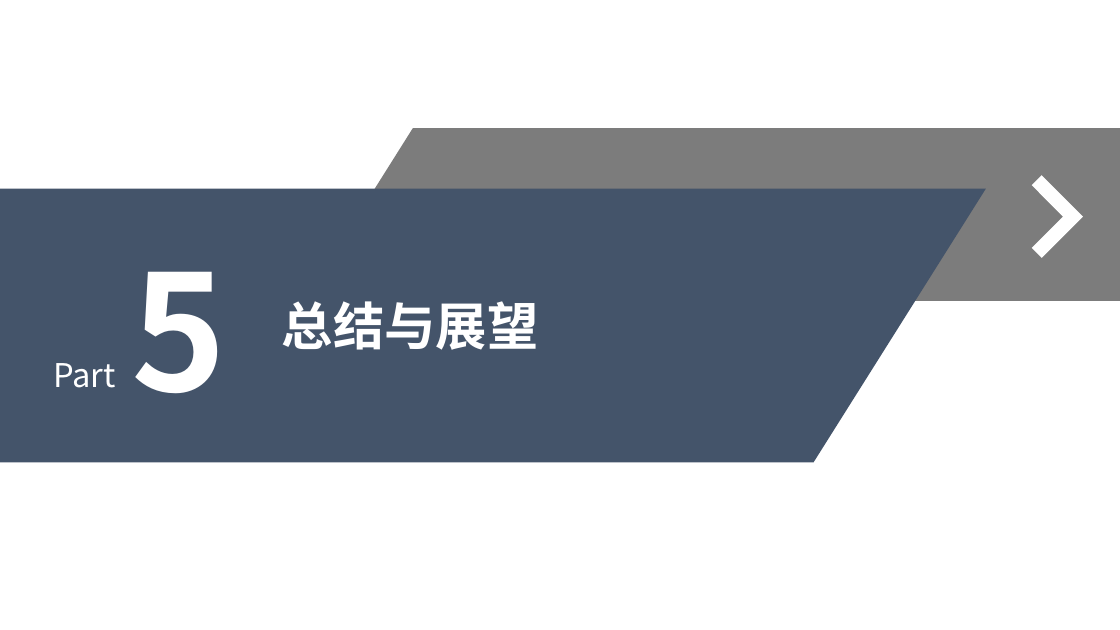
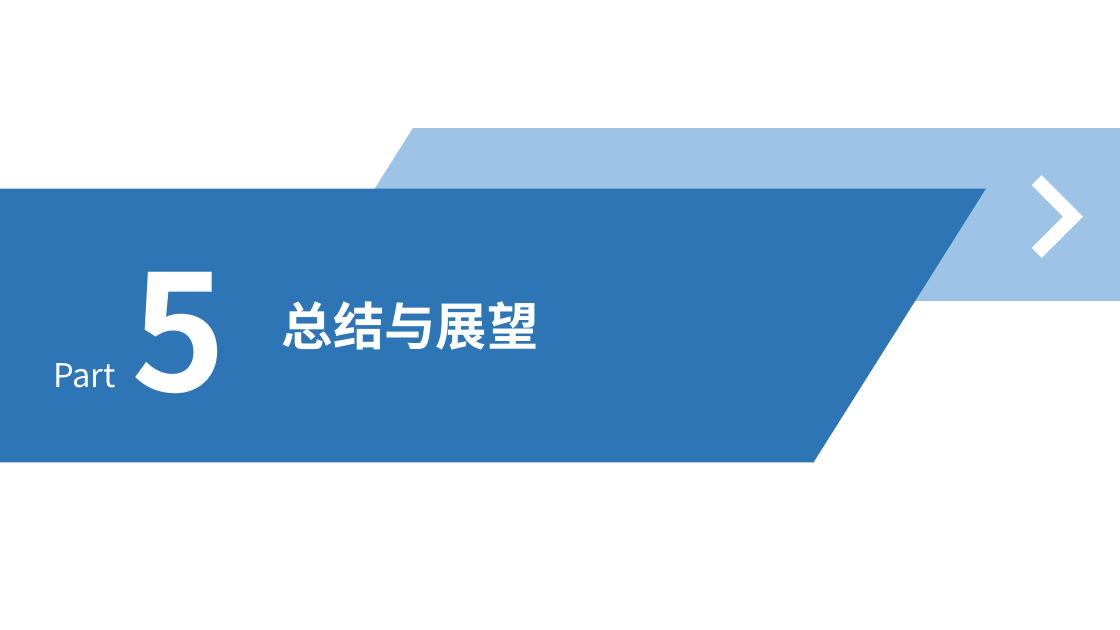
Before and after one commit to lvniqi/tianchi_power, a slide deck: slide 28 of presentation.pptx. Drawn at 1120x630 pixels with LibreOffice and Linux fonts; fonts in the diff are those of the drawing. Boxes give left, top, right and bottom in pixels: in the first picture for what was removed or moved away, otherwise in the second. Text is boxed around its words. In the diff, an @@ line names an element or a change of style, - is before the commit and + after.

```diff
--- a/presentation.pptx
+++ b/presentation.pptx
@@ freeform shape at [304,129,1120,302]: fill #7C7C7C to #9DC3E6 @@
@@ freeform shape at [0,188,986,462]: fill #44546A to #2E75B6 @@
```
Also in this commit, not shown: 27 other slides changed.
